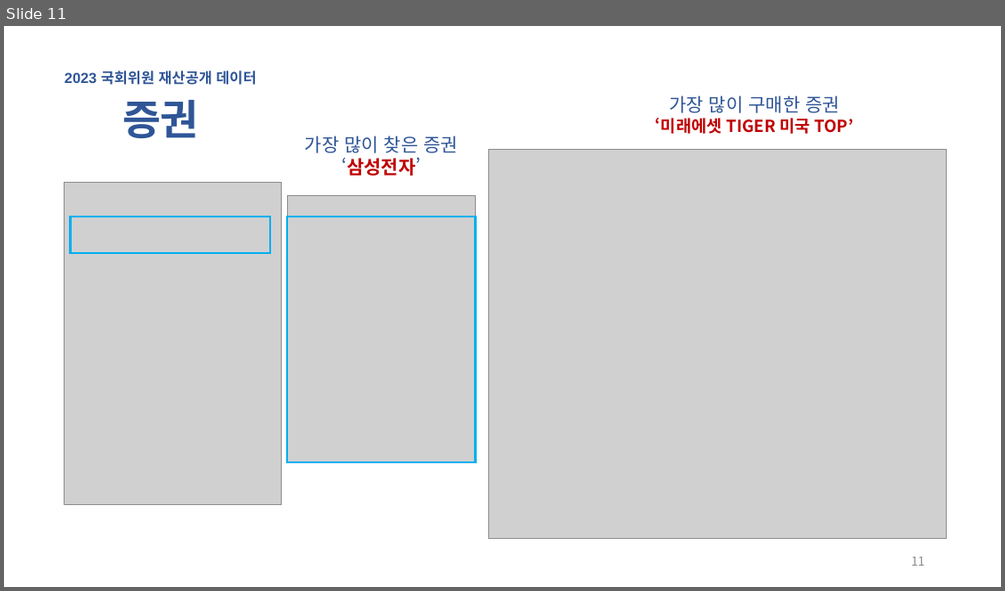
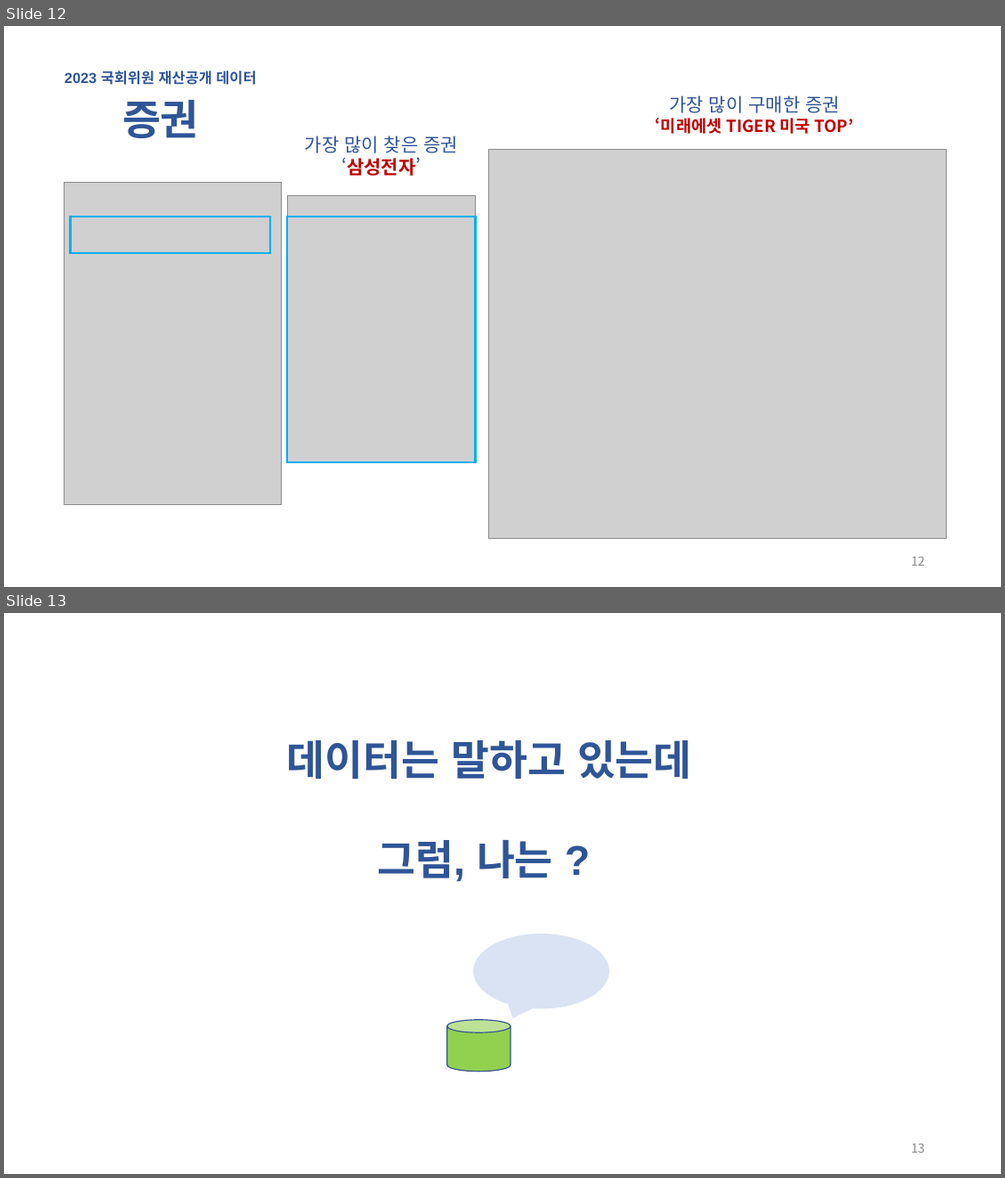
Before and after one commit to wordnbeing/sessac_visualproject, a slide deck: opwatch_visual_final.pptx. Shown one above the other, each under a label of ours: slide 11 before the commit, slides 12 and 13 after it. The pictures are 1005x591 and 1005x1178 pixels, drawn with LibreOffice and Linux fonts; fonts in the diff are those of the drawing; grey boxes stand for pictures. Boxes give left, top, right and bottom in pixels: in the first picture for what was removed or moved away, otherwise in the second. Text is boxed around its words. In the diff, an @@ line names an element or a change of style, - is before the commit and + after.

```diff
--- a/opwatch_visual_final.pptx
+++ b/opwatch_visual_final.pptx
@@ slide 13 added at (4, 613, 1001, 1174), background #FFFFFF @@
@@ text added at (287, 740, 692, 882), 40 pt, text #2F5597, bold @@
+데이터는 말하고 있는데
+그럼, 나는 ?
@@ speech bubble added at (474, 933, 610, 1009), fill #DAE3F3 @@
@@ cylinder added at (447, 1020, 511, 1071), fill #92D050, outline #325491 1 pt @@
@@ page number added at (911, 1143, 925, 1152), 12 pt, text #8C8C8C @@
+13
@@ what was slide 11 is now slide 12 @@
@@ page number at (911, 556, 925, 565): text changed @@
-11
+12
```
Also in this commit, not shown: 1 slide changed, 1 other slide added.
